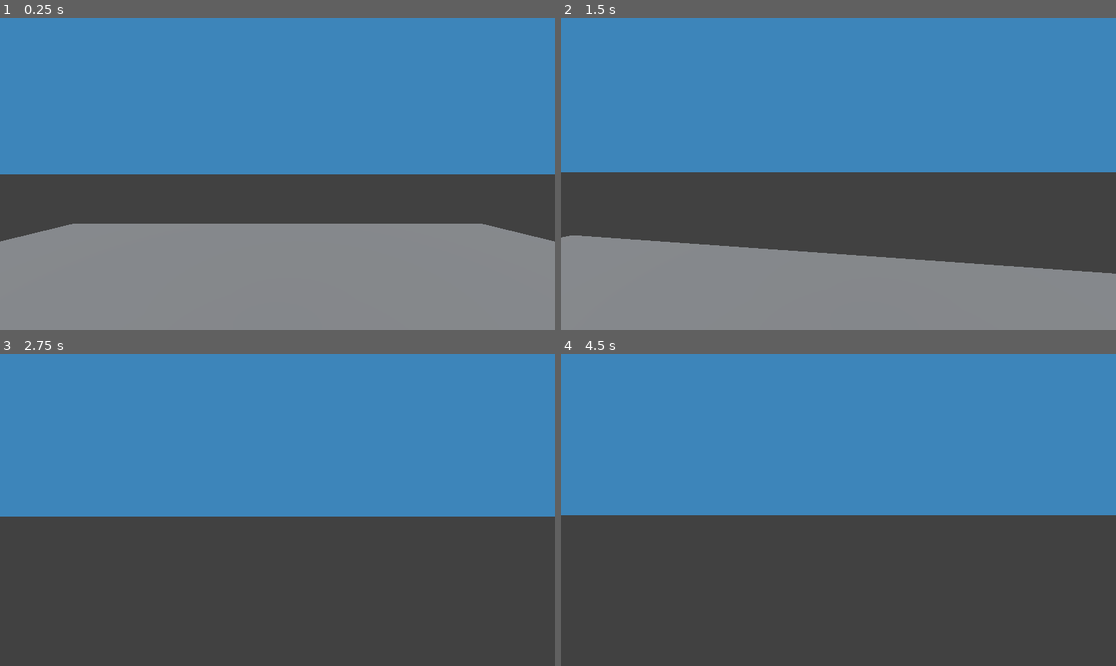
Above: before the commit, frames 1-4 (two rows, left to right).
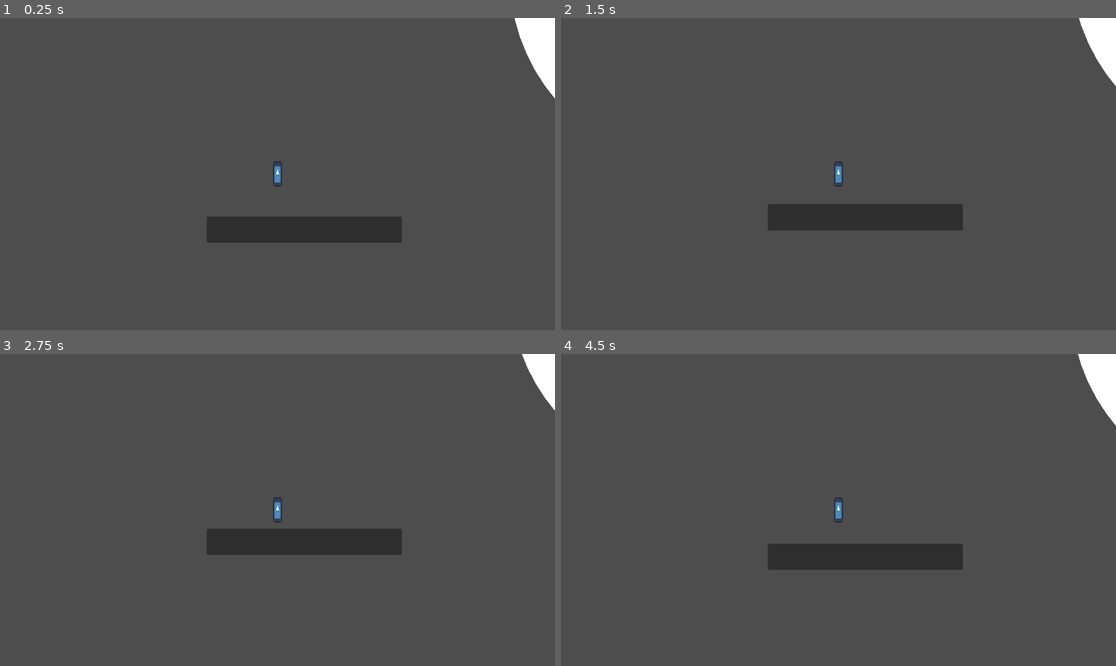
Above: after the commit, the same moments.

Repository: AndrejLapin/godot_samples
Game: Godot game, scene res://2D/World.tscn
Two runs of this game, one before a commit and one after it. Both use one fixed random seed, a clock stepped at 60 frames per second and the inputs below. Before the commit the project starts from res://gameplay.tscn. The engine's default icon, where the game draws it, is replaced by a stand-in: a white triangle on a blue panel in a dark square.
Inputs (mouse positions are in pixels of both pictures, inside the frame that each line leads up to):
- Up to frame 1 (0.25 s): no input
- Up to frame 2 (1.5 s): move the mouse to (866, 174) at 0.52 s; hold W (move_up) from 0.53 s (still down); tap Space (jump) at 0.6, 0.77, 1.07, 1.35 s; move the mouse to (810, 174) at 1.27 s
- Up to frame 3 (2.75 s): keep holding W (move_up); tap Space (jump) at 1.52, 1.82, 2.1 s; move the mouse to (288, 503) at 2.02 s
- Up to frame 4 (4.5 s): keep holding W (move_up); move the mouse to (832, 516) at 2.77 s; tap Space (jump) at 2.85, 3.02, 3.32, 3.6, 3.77, 4.07, 4.35 s; tap Enter at 3.5 s; move the mouse to (877, 513) at 3.52 s; move the mouse to (794, 506) at 4.27 s

The runs differ from the first frame. In frame 1, 83% of the frame differs, in the area x 0-100%, y 0-100%; in frame 2, 74%; in frame 3, 52%; in frame 4, 52%.

Commit message:
planet with gravity demo

Diff:
--- /dev/null
+++ b/2D/Characters/RigidPlayer.gd
@@ -0,0 +1,66 @@
+extends RigidBody2D
+
+const JUMP_VELOCITY: float = 500.0
+const MOVE_SPEED: float = 500.0
+const FLOOR_ANGLE_THRESHOLD: float = 0.01
+const floor_check_distance: float = 0.01
+
+var on_the_floor: bool = false
+
+var _gravity_vector: Vector2 = Vector2.ZERO
+
+var _shape: Shape2D = null
+
+@export_range(0, 180, 0.001, "radians_as_degrees") var floor_max_angle: float = deg_to_rad(150)
+
+# Called when the node enters the scene tree for the first time.
+func _ready() -> void:
+	for shape in get_shape_owners():
+		_shape = shape_owner_get_shape(shape, 0)
+
+
+# Called every frame. 'delta' is the elapsed time since the previous frame.
+func _process(delta: float) -> void:
+	pass
+
+
+func _floor_check() -> void:
+	var space_state = get_world_2d().direct_space_state
+	var params :=  PhysicsShapeQueryParameters2D.new()
+	params.shape_rid = _shape.get_rid()
+	params.transform = transform
+	params.motion = Vector2(0, -floor_check_distance)
+	params.exclude = [self.get_rid()]
+	var result = space_state.intersect_shape(params, 1)
+	on_the_floor = result.size() > 0
+
+
+func _integrate_forces(state: PhysicsDirectBodyState2D) -> void:
+	_gravity_vector = state.total_gravity.normalized()
+	return
+	on_the_floor = false
+	for index in state.get_contact_count():
+		var localized_collision = state.get_contact_local_position(index) - get_position()
+		var floor_angle: float = -localized_collision.angle_to(Vector2.UP)
+		if floor_angle >= floor_max_angle + FLOOR_ANGLE_THRESHOLD:
+			on_the_floor = true
+
+
+func _physics_process(_delta: float) -> void:
+	print(_gravity_vector.angle_to(Vector2(0, 1)))
+	rotate(-_gravity_vector.angle_to(Vector2(0, 1)))
+	print((Vector2.ONE - _gravity_vector))
+
+	_floor_check()
+
+	if on_the_floor:
+		var input_dir: Vector2 = Input.get_axis("move_left", "move_right") * \
+														_gravity_vector.orthogonal()
+		var direction = (input_dir)
+		if direction:
+			linear_velocity = direction * MOVE_SPEED
+		else:
+			linear_velocity = (linear_velocity * _gravity_vector.orthogonal()).limit_length(0)
+
+	if Input.is_action_just_pressed("jump") and on_the_floor:
+		linear_velocity += -JUMP_VELOCITY * _gravity_vector
--- /dev/null
+++ b/2D/Characters/RigidPlayer.tscn
@@ -0,0 +1,21 @@
+[gd_scene load_steps=4 format=3 uid="uid://cqgfhsbq34c2u"]
+
+[ext_resource type="Texture2D" uid="uid://c47qsawilr5c5" path="res://icon.svg" id="1_2my8c"]
+[ext_resource type="Script" path="res://2D/Characters/RigidPlayer.gd" id="1_fsv7b"]
+
+[sub_resource type="CapsuleShape2D" id="CapsuleShape2D_6um4n"]
+radius = 22.0
+height = 128.0
+
+[node name="Character" type="RigidBody2D"]
+lock_rotation = true
+max_contacts_reported = 10
+contact_monitor = true
+script = ExtResource("1_fsv7b")
+
+[node name="Icon" type="Sprite2D" parent="."]
+scale = Vector2(0.35, 1)
+texture = ExtResource("1_2my8c")
+
+[node name="CollisionShape2D" type="CollisionShape2D" parent="."]
+shape = SubResource("CapsuleShape2D_6um4n")
--- /dev/null
+++ b/2D/World.tscn
@@ -0,0 +1,53 @@
+[gd_scene load_steps=6 format=3 uid="uid://dckqdamilxvs7"]
+
+[ext_resource type="PackedScene" uid="uid://cqgfhsbq34c2u" path="res://2D/Characters/RigidPlayer.tscn" id="1_vq8aa"]
+
+[sub_resource type="RectangleShape2D" id="RectangleShape2D_kicsh"]
+size = Vector2(371, 47)
+
+[sub_resource type="SphereMesh" id="SphereMesh_r00f3"]
+radius = 1000.0
+height = 2000.0
+
+[sub_resource type="CircleShape2D" id="CircleShape2D_dtpvg"]
+radius = 1000.74
+
+[sub_resource type="CircleShape2D" id="CircleShape2D_a6suo"]
+radius = 1992.0
+
+[node name="World" type="Node2D"]
+
+[node name="StaticBody2D" type="StaticBody2D" parent="."]
+position = Vector2(533, 575)
+scale = Vector2(2.715, 2.715)
+
+[node name="PanelContainer" type="PanelContainer" parent="StaticBody2D"]
+offset_left = -186.0
+offset_top = -25.0
+offset_right = 187.0
+offset_bottom = 25.0
+
+[node name="CollisionShape2D" type="CollisionShape2D" parent="StaticBody2D"]
+shape = SubResource("RectangleShape2D_kicsh")
+
+[node name="Character" parent="." instance=ExtResource("1_vq8aa")]
+position = Vector2(395, 258)
+
+[node name="Camera2D" type="Camera2D" parent="Character"]
+zoom = Vector2(0.4, 0.4)
+
+[node name="StaticBody2D2" type="StaticBody2D" parent="."]
+position = Vector2(2599, -749)
+
+[node name="MeshInstance2D" type="MeshInstance2D" parent="StaticBody2D2"]
+mesh = SubResource("SphereMesh_r00f3")
+
+[node name="CollisionShape2D" type="CollisionShape2D" parent="StaticBody2D2"]
+shape = SubResource("CircleShape2D_dtpvg")
+
+[node name="Area2D" type="Area2D" parent="StaticBody2D2"]
+gravity_space_override = 3
+gravity_point = true
+
+[node name="CollisionShape2D" type="CollisionShape2D" parent="StaticBody2D2/Area2D"]
+shape = SubResource("CircleShape2D_a6suo")
--- a/Characters/RigidPlayer.tscn
+++ b/3D/Characters/RigidPlayer.tscn
@@ -1,6 +1,6 @@
 [gd_scene load_steps=4 format=3 uid="uid://cidnmein75clp"]
 
-[ext_resource type="Script" path="res://Characters/RigidPlayer.gd" id="1_owdy1"]
+[ext_resource type="Script" path="res://3D/Characters/RigidPlayer.gd" id="1_owdy1"]
 
 [sub_resource type="CapsuleShape3D" id="CapsuleShape3D_wjcig"]
 
--- a/gameplay.tscn
+++ b/3D/gameplay.tscn
@@ -1,7 +1,7 @@
 [gd_scene load_steps=8 format=3 uid="uid://ck6glp6ne0ef3"]
 
-[ext_resource type="PackedScene" uid="uid://cidnmein75clp" path="res://Characters/RigidPlayer.tscn" id="1_5hugg"]
-[ext_resource type="Shader" path="res://sky.gdshader" id="2_krkup"]
+[ext_resource type="PackedScene" uid="uid://cidnmein75clp" path="res://3D/Characters/RigidPlayer.tscn" id="1_5hugg"]
+[ext_resource type="Shader" path="res://3D/sky.gdshader" id="2_krkup"]
 
 [sub_resource type="PlaneMesh" id="PlaneMesh_4tip0"]
 
--- a/project.godot
+++ b/project.godot
@@ -11,7 +11,7 @@
 [application]
 
 config/name="Godot Samples"
-run/main_scene="res://gameplay.tscn"
+run/main_scene="res://2D/World.tscn"
 config/features=PackedStringArray("4.2", "Forward Plus")
 config/icon="res://icon.svg"
 
Renamed: Characters/RigidPlayer.gd -> 3D/Characters/RigidPlayer.gd
Renamed: sky.gdshader -> 3D/sky.gdshader
